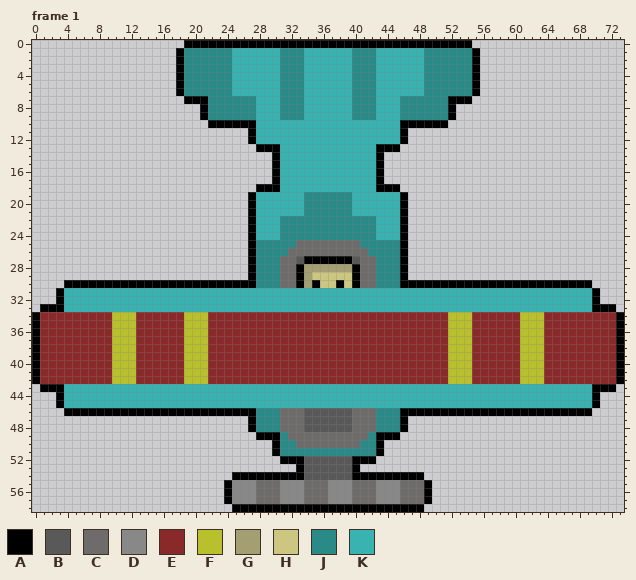
Animated GIF sprite -- src/main/resources/com/averagegames/ultimatetowerdefense/images/towers/GunshipTower.gif. The picture above is the old version.
The file is 74x59 pixels, 2 frames. Colours within 5 levels of each other are drawn and written as one. Shown: frame 1. The commit also changed other frames, which this record leaves out.
Palette (. is transparent): A #000000  B #595959  C #6e6b6b  D #888888  E #8a2929  F #b9c02e  G #a49f73  H #cdc680  J #298a88  K #38b3b1
New version:
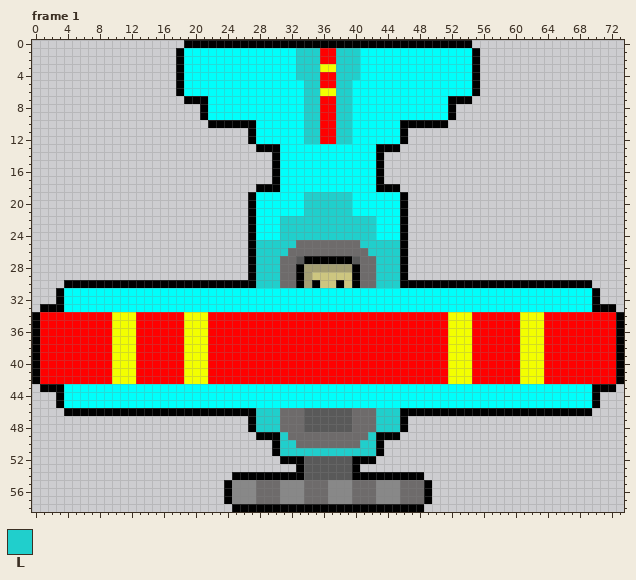
Colours new in this view: L #20cfcc
Edits made:
Colour E changes from #8a2929 to #ff0000.
Colour F changes from #b9c02e to #f3ff00.
Colour K changes from #38b3b1 to #00fffb.
Frame 1:
Colour K gives way to colour E in rows 1 to 2 at x 36 to 37; in rows 4 to 5 at x 36 to 37; in rows 7 to 12 at x 36 to 37.
Colour K gives way to colour F in row 3 at x 36 to 37; in row 6 at x 36 to 37.
Colour J gives way to colour K in rows 1 to 4 at x 19 to 24, 31 to 32, 41 to 42 and 49 to 54; in rows 5 to 6 at x 19 to 24, 31 to 33, 40 to 42 and 49 to 54; in rows 7 to 9 at x 22 to 27, 31 to 33, 40 to 42 and 46 to 51.
Colour J gives way to colour L in rows 1 to 4 at x 33 and 40; in rows 19 to 21 at x 34 to 39; in rows 22 to 24 at x 31 to 42; in row 25 at x 28 to 32 and 41 to 45; in row 26 at x 28 to 31 and 42 to 45; in rows 27 to 30 at x 28 to 30 and 43 to 45.
Colour J gives way to colour L in rows 46 to 48 at x 28 to 30 and 43 to 45; in row 49 at x 31 and 42; in row 50 at x 31 to 32 and 41 to 42; in row 51 at x 31 to 42.
Colour K gives way to colour L in rows 1 to 12 at x 34 to 35 and 38 to 39.
Pixel boxes of the changes (left, top, right, bottom) in both pictures:
changed: (40, 48, 616, 456)
